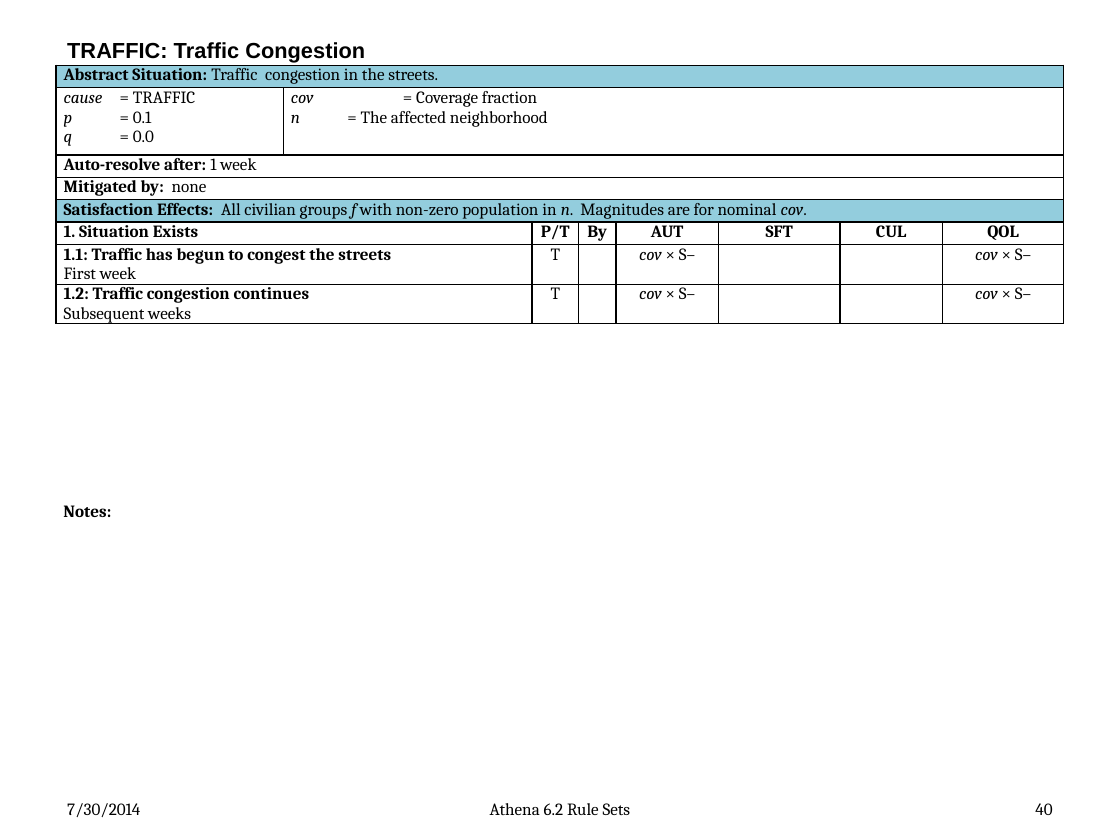
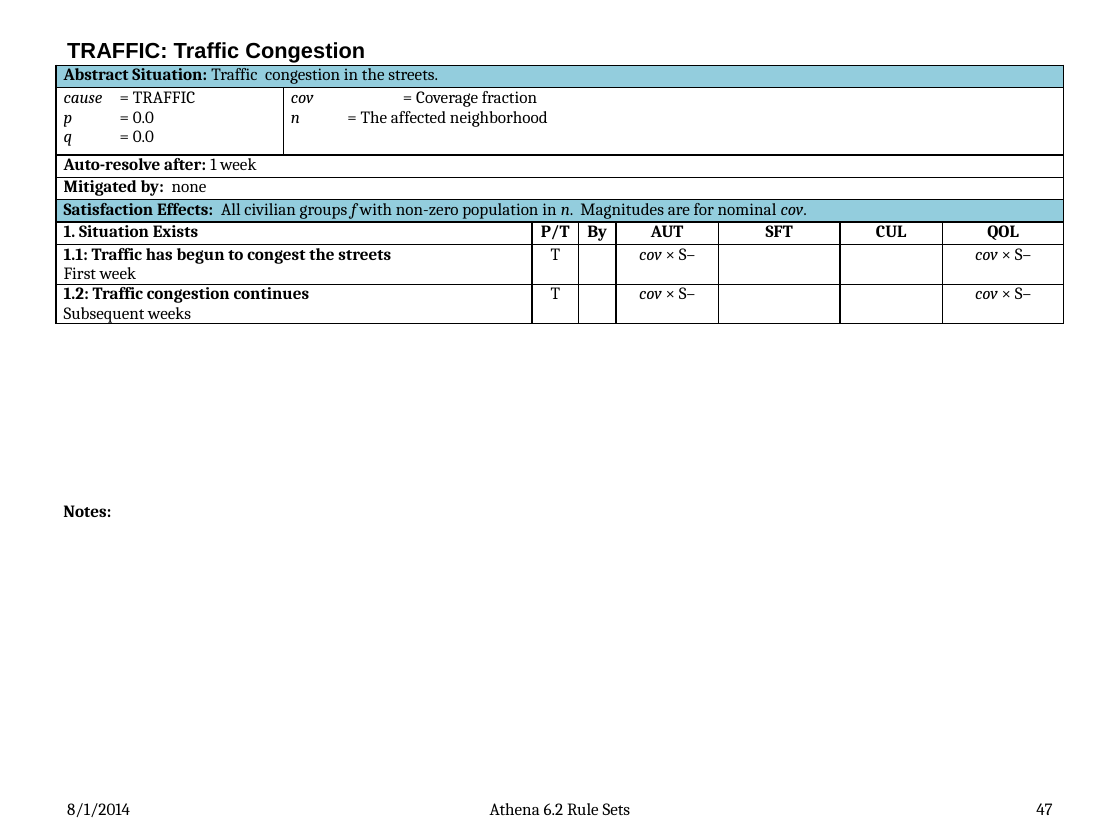
Before and after one commit to AthenaModel/athena-legacy, a slide deck: slide 47 of docs/dev/rules.pptx (slide 40 before the commit). Drawn at 1120x840 pixels with LibreOffice and Linux fonts; fonts in the diff are those of the drawing. Boxes give left, top, right and bottom in pixels: in the first picture for what was removed or moved away, otherwise in the second. Text is boxed around its words. In the diff, an @@ line names an element or a change of style, - is before the commit and + after.

```diff
--- a/docs/dev/rules.pptx
+++ b/docs/dev/rules.pptx
@@ table at box(56, 65, 1064, 328) @@
-row 2, column 1: cause = TRAFFIC / p = 0.1 / q = 0.0
+row 2, column 1: cause = TRAFFIC / p = 0.0 / q = 0.0
@@ text at box(67, 803, 130, 817): text changed @@
-7/30/2014
+8/1/2014
@@ page number at box(1036, 803, 1052, 815): text changed @@
-40
+47
```
Also in this commit, not shown: 72 other slides changed, 7 slides added, 6 other files.
